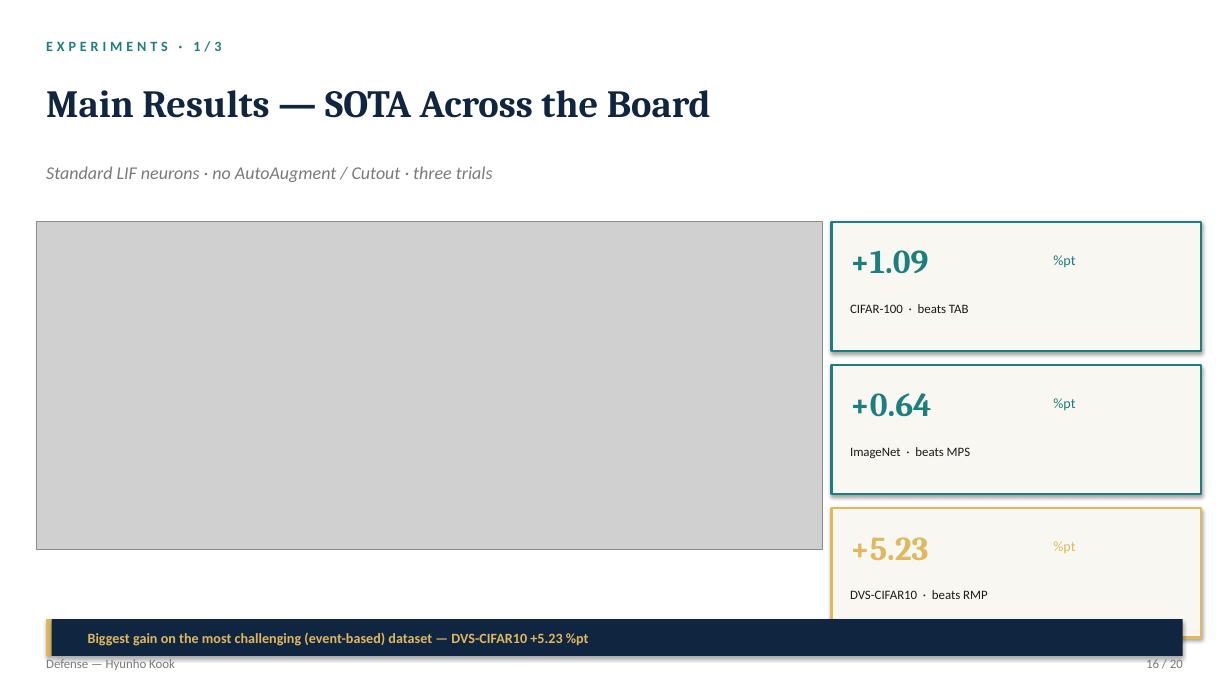
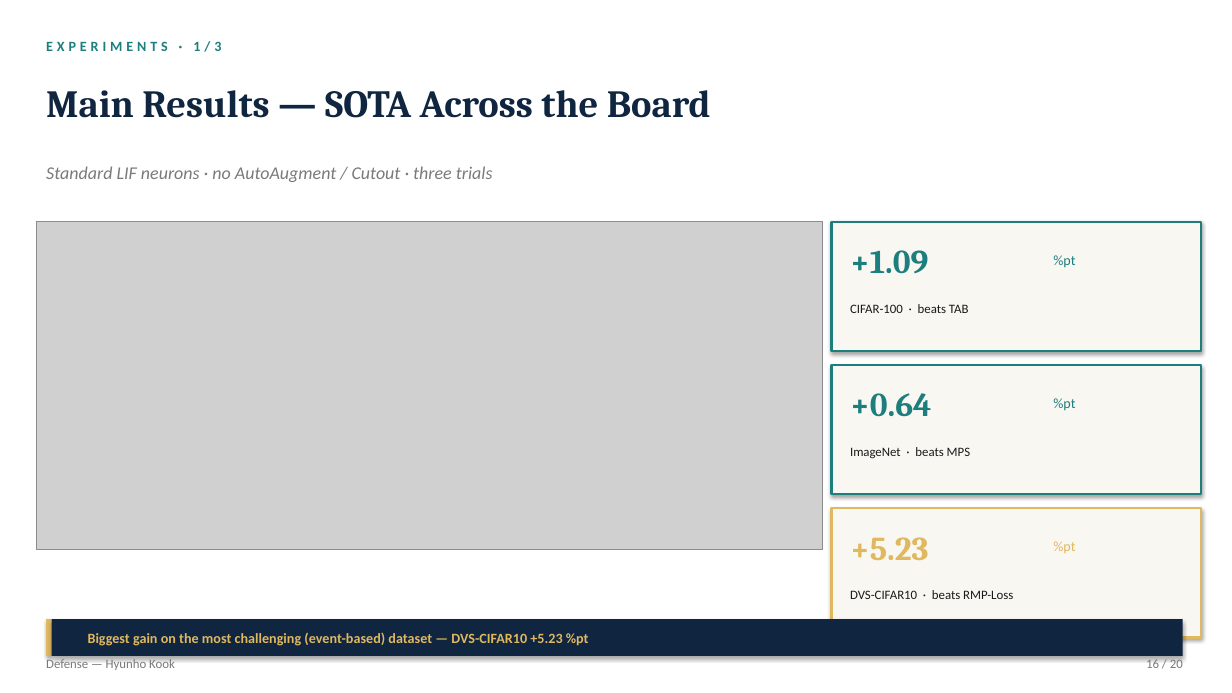
Before and after one commit to kookhh0827/POSTECH_thesis_template_latex, a slide deck: slide 16 of Hyunho_Kook_Master_Defense.pptx. Drawn at 1232x693 pixels with LibreOffice and Linux fonts; fonts in the diff are those of the drawing; grey boxes stand for pictures. Boxes give left, top, right and bottom in pixels: in the first picture for what was removed or moved away, otherwise in the second. Text is boxed around its words. In the diff, an @@ line names an element or a change of style, - is before the commit and + after.

```diff
--- a/Hyunho_Kook_Master_Defense.pptx
+++ b/Hyunho_Kook_Master_Defense.pptx
@@ text at box(850, 590, 1013, 599): text changed @@
-DVS-CIFAR10 · beats RMP
+DVS-CIFAR10 · beats RMP-Loss
```
Also in this commit, not shown: 7 other slides changed, 5 other files.
